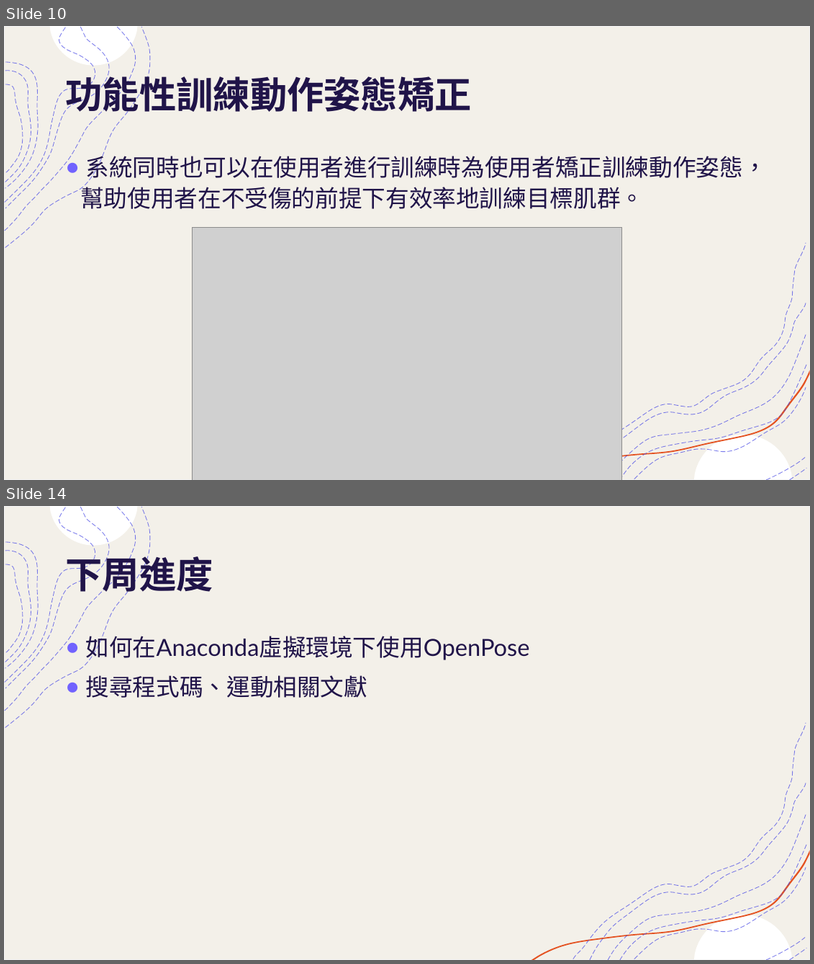
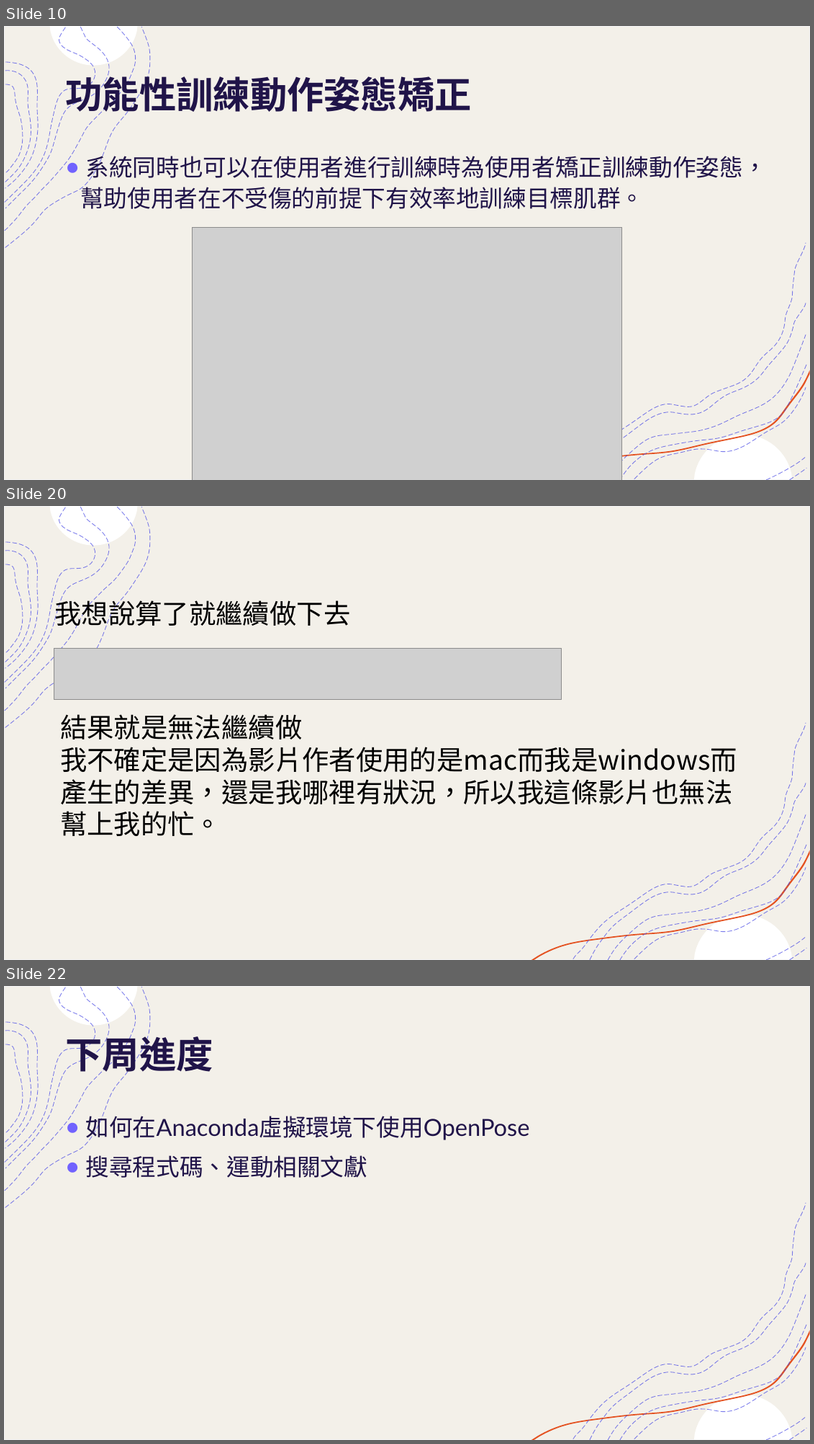
Before and after one commit to mizulun/seatpose-system, a slide deck: 提升運動表現輔助系統.pptx. Shown one above the other, each under a label of ours: slides 10 and 14 before the commit, slides 10, 20 and 22 after it; the slides between them are not shown. The pictures are 814x964 and 814x1444 pixels, drawn with LibreOffice and Linux fonts; fonts in the diff are those of the drawing; grey boxes stand for pictures. Boxes give left, top, right and bottom in pixels: in the first picture for what was removed or moved away, otherwise in the second. Text is boxed around its words. In the diff, an @@ line names an element or a change of style, - is before the commit and + after.

```diff
--- a/提升運動表現輔助系統.pptx
+++ b/提升運動表現輔助系統.pptx
@@ slide 20 added at <box>4,506,810,960</box>, background #FFFFFF; not listed: 18 template elements that a slide beside it also shows @@
@@ text added at <box>54,597,350,631</box>, 32 pt, text #000000 @@
+我想說算了就繼續做下去
@@ picture added at <box>54,648,562,699</box> @@
@@ text added at <box>60,714,738,836</box>, 32 pt, text #000000 @@
+結果就是無法繼續做
+我不確定是因為影片作者使用的是mac而我是windows而產生的差異，還是我哪裡有狀況，所以我這條影片也無法幫上我的忙。
@@ what was slide 14 is now slide 22 @@
```
Also in this commit, not shown: 8 slides changed, 11 other slides added, 3 slides removed.
